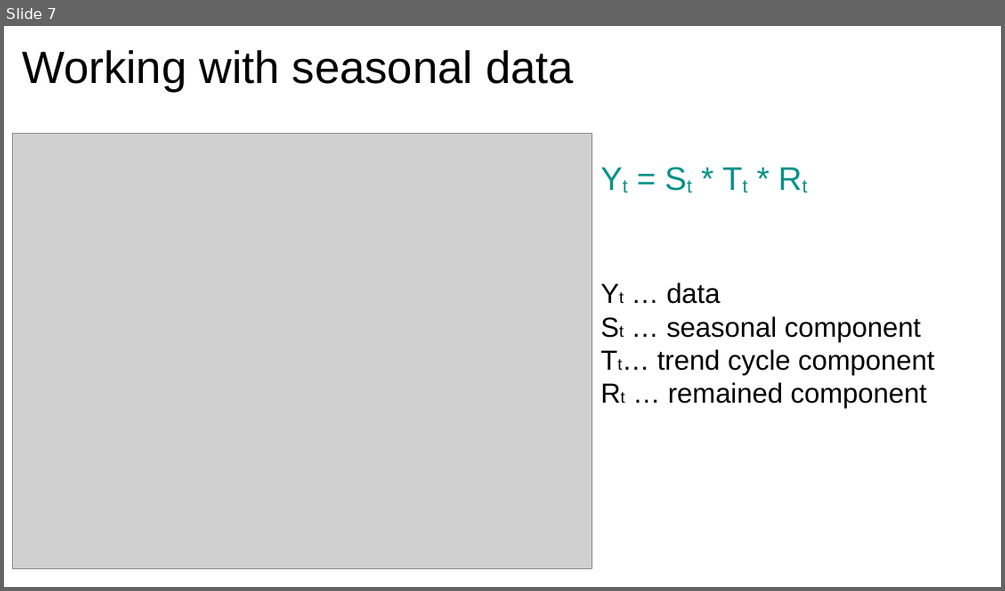
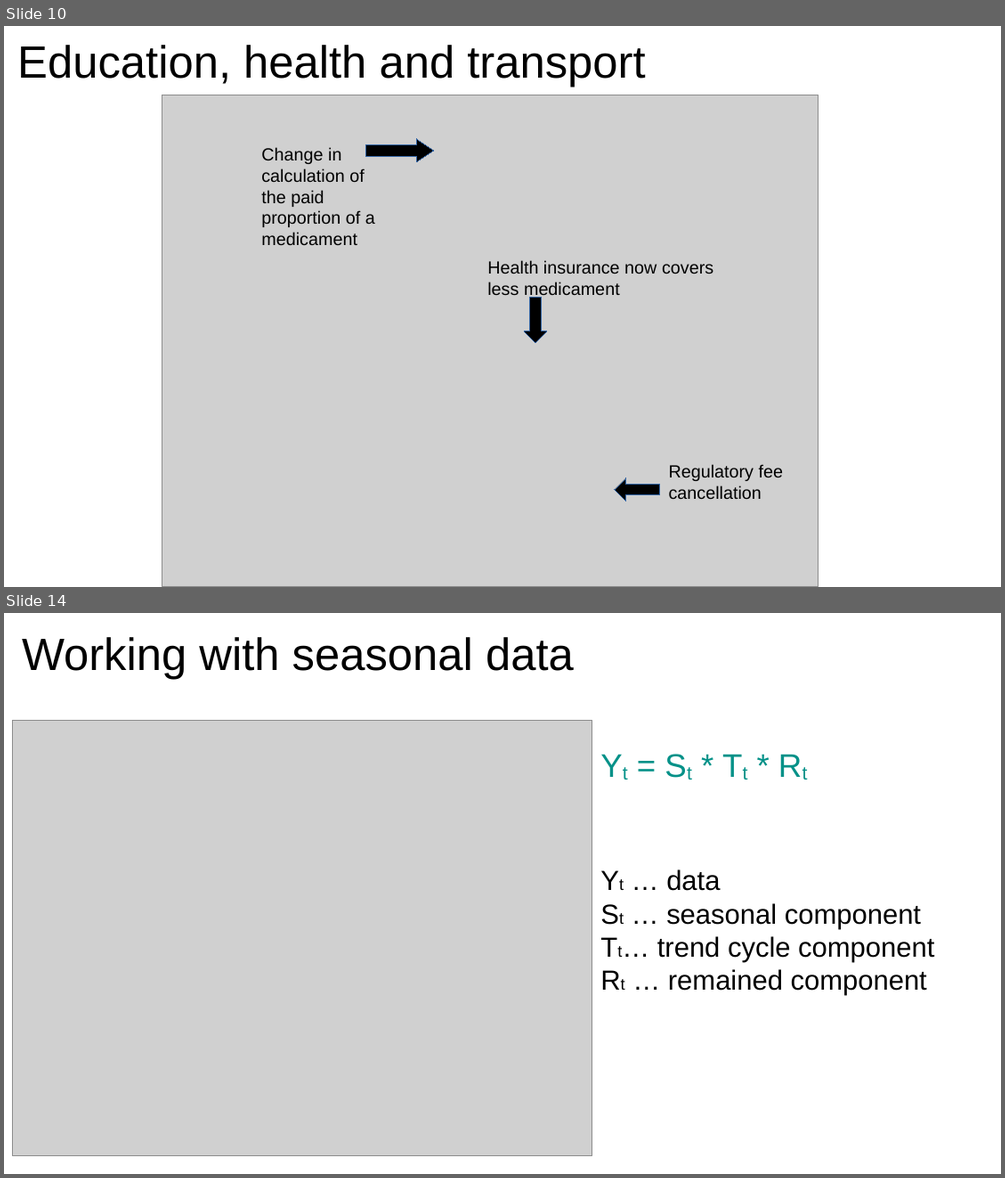
Before and after one commit to xdxdhh/czech_economy_analysis, a slide deck: presentation.odp. Shown one above the other, each under a label of ours: slide 7 before the commit, slides 10 and 14 after it; the slides between them are not shown. The pictures are 1005x591 and 1005x1178 pixels, drawn with LibreOffice and Linux fonts; fonts in the diff are those of the drawing; grey boxes stand for pictures. Boxes give left, top, right and bottom in pixels: in the first picture for what was removed or moved away, otherwise in the second. Text is boxed around its words. In the diff, an @@ line names an element or a change of style, - is before the commit and + after.

```diff
--- a/presentation.odp
+++ b/presentation.odp
@@ slide 10 added at box(4, 26, 1001, 587), background #FFFFFF @@
@@ title added at box(17, 45, 645, 87), 36 pt, text #000000 @@
+Education, health and transport
@@ picture added at box(162, 95, 818, 587) @@
@@ text added at box(261, 147, 375, 245), 14 pt, text #000000 @@
+Change in
+calculation of
+the paid proportion of a medicament
@@ right arrow added at box(366, 139, 434, 161), fill #000000, outline #3465A4 0 pt @@
@@ text added at box(487, 260, 713, 299), 14 pt, text #000000 @@
+Health insurance now covers less medicament
@@ down arrow added at box(524, 297, 547, 343), fill #000000, outline #3465A4 0 pt @@
@@ left arrow added at box(615, 478, 660, 501), fill #000000, outline #3465A4 0 pt @@
@@ text added at box(669, 464, 783, 499), 14 pt, text #000000 @@
+Regulatory fee cancellation
@@ what was slide 7 is now slide 14 @@
```
Also in this commit, not shown: 5 slides changed, 13 other slides added, 6 slides removed, 15 other files.
